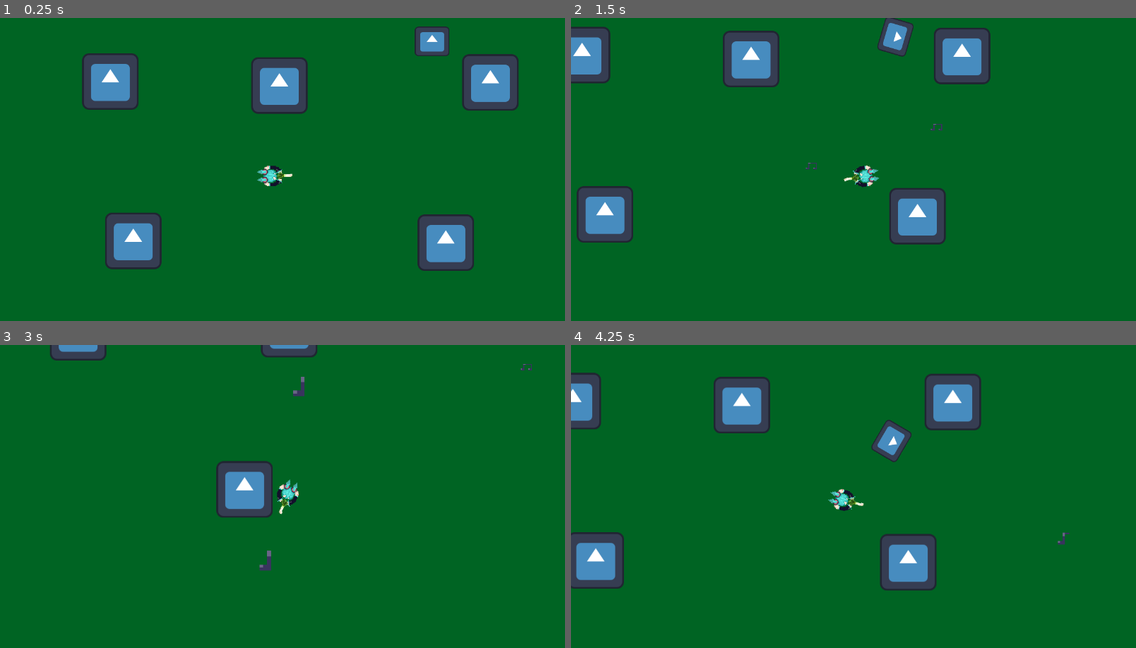
Above: before the commit, frames 1-4 (two rows, left to right).
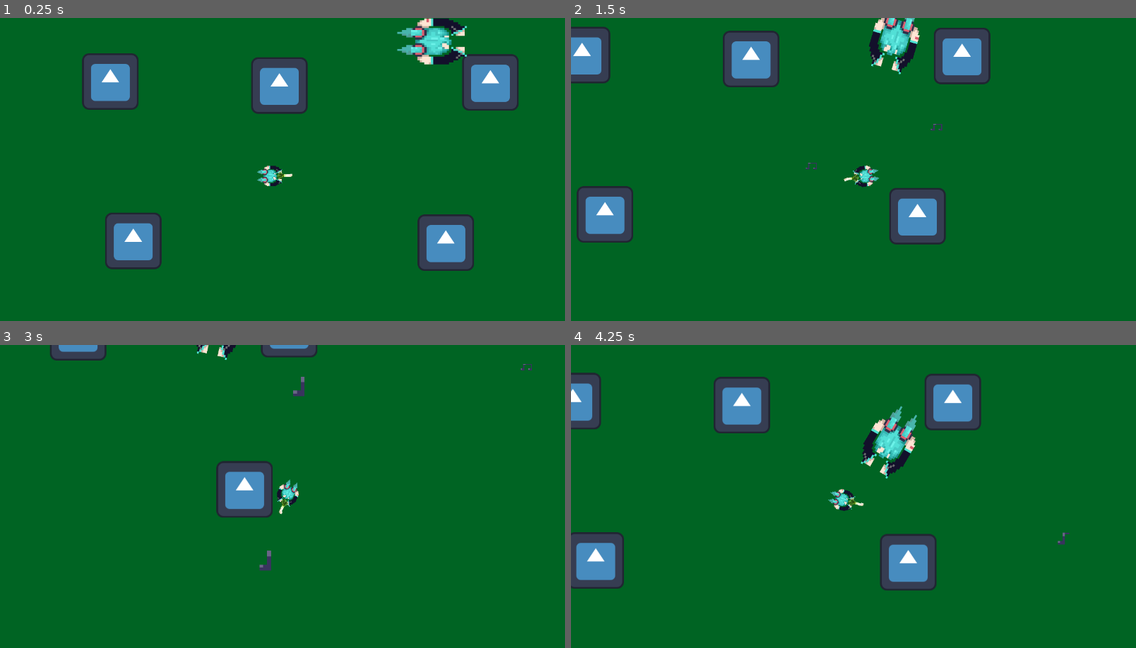
Above: after the commit, the same moments.

Repository: AsaM1taka/Shooter-Game
Game: Godot game, scene res://Scenes/shoot er.tscn
The game is run twice, just before and just after one commit, with the same random seed, the same clock (stepped at 60 frames per second) and the same inputs. The engine's default icon, where the game draws it, is replaced by a stand-in: a white triangle on a blue panel in a dark square.
Inputs (mouse positions are in pixels of both pictures, inside the frame that each line leads up to):
- Up to frame 1 (0.25 s): no input
- Up to frame 2 (1.5 s): tap Enter at 0.5 s; move the mouse to (977, 160) at 0.52 s; hold D (move_right) 0.53-1.28 s; click (977, 160) at 0.6 s; move the mouse to (740, 193) at 1.27 s; hold S (move_down) from 1.28 s (still down); click (740, 193) at 1.35 s
- Up to frame 3 (3 s): move the mouse to (339, 432) at 2.02 s; release S (move_down) at 2.03 s; hold D (move_right) 2.03-2.78 s; click (339, 432) at 2.1 s; move the mouse to (254, 566) at 2.77 s; hold W (move_up) from 2.78 s (still down); click (254, 566) at 2.85 s
- Up to frame 4 (4.25 s): move the mouse to (1023, 551) at 3.52 s; release W (move_up) at 3.53 s; hold A (move_left) from 3.53 s (still down); click (1023, 551) at 3.6 s

The runs differ from the first frame. In frame 1, 1.2% of the frame differs, in the area x 70-83%, y 0-16%; in frame 2, 1.1%; in frame 3, 0.1%; in frame 4, 1.2%.

Commit message:
enemy changes sprite when hit

Diff:
--- a/shooter-shooter/Scenes/bullet.tscn
+++ b/shooter-shooter/Scenes/bullet.tscn
@@ -7,8 +7,9 @@
 
 [node name="Bullet" type="Area2D"]
 collision_layer = 32
-collision_mask = 64
+collision_mask = 8
 script = ExtResource("1_oduel")
+bullet_sprites = null
 
 [node name="Sprite2D" type="Sprite2D" parent="."]
 texture_filter = 1
--- a/shooter-shooter/Scenes/enemy.tscn
+++ b/shooter-shooter/Scenes/enemy.tscn
@@ -1,7 +1,7 @@
-[gd_scene load_steps=6 format=3 uid="uid://c8nn2vckjtl6y"]
+[gd_scene load_steps=5 format=3 uid="uid://c8nn2vckjtl6y"]
 
 [ext_resource type="Script" uid="uid://bw7jy2hsuuecv" path="res://scripts/enemy.gd" id="1_1f0kj"]
-[ext_resource type="Texture2D" uid="uid://con5xjm7gn3v8" path="res://icon.svg" id="1_7k104"]
+[ext_resource type="Texture2D" uid="uid://digr0hmsse8t" path="res://Assets/Miku Pixel Art.png" id="2_1f0kj"]
 
 [sub_resource type="RectangleShape2D" id="RectangleShape2D_4gyqm"]
 size = Vector2(69.5, 60.5)
@@ -9,18 +9,15 @@
 [sub_resource type="CircleShape2D" id="CircleShape2D_qi2p4"]
 radius = 347.868
 
-[sub_resource type="RectangleShape2D" id="RectangleShape2D_1f0kj"]
-size = Vector2(80, 68)
-
 [node name="enemy" type="CharacterBody2D"]
 collision_layer = 8
 collision_mask = 37
 script = ExtResource("1_1f0kj")
 
-[node name="default texture" type="Sprite2D" parent="."]
+[node name="Sprite2D" type="Sprite2D" parent="."]
 position = Vector2(1, -2)
 scale = Vector2(0.617188, 0.523438)
-texture = ExtResource("1_7k104")
+texture = ExtResource("2_1f0kj")
 
 [node name="CollisionShape2D" type="CollisionShape2D" parent="."]
 position = Vector2(1.75, 1.25)
@@ -33,15 +30,5 @@
 [node name="CollisionShape2D" type="CollisionShape2D" parent="playerdetect"]
 shape = SubResource("CircleShape2D_qi2p4")
 
-[node name="enemyhitbox" type="Area2D" parent="."]
-scale = Vector2(1.01541, 1)
-collision_layer = 64
-collision_mask = 32
-
-[node name="CollisionShape2D" type="CollisionShape2D" parent="enemyhitbox"]
-position = Vector2(1, -1)
-shape = SubResource("RectangleShape2D_1f0kj")
-
 [connection signal="body_entered" from="playerdetect" to="." method="_on_playerdetect_body_entered"]
 [connection signal="body_exited" from="playerdetect" to="." method="_on_playerdetect_body_exited"]
-[connection signal="body_entered" from="enemyhitbox" to="." method="_on_enemyhitbox_body_entered"]
--- a/shooter-shooter/scripts/bullet.gd
+++ b/shooter-shooter/scripts/bullet.gd
@@ -24,8 +24,9 @@
 	queue_free()
 
 
-#func _on_body_entered(body: Node2D) -> void:
-	#if body is Enemy:
-		#print("enemy hit")
+func _on_body_entered(body: Node2D) -> void:
+	if body is Enemy:
+		body.change_sprite(1)
+		print("enemy hit")
 		#body.queue_free()
-		#queue_free()
+		queue_free()
--- a/shooter-shooter/scripts/enemy.gd
+++ b/shooter-shooter/scripts/enemy.gd
@@ -7,17 +7,14 @@
 var direction := Vector2.ZERO
 var stop_distance := 20.0
 
-@onready var sprite: Sprite2D = $"default texture"
-@onready var hitbox: Area2D = $enemyhitbox
+var hit_points: int = 1
 
+var changedsprite: Texture2D = preload("res://Assets/leek gun.png")
 
-var default_texture: Texture2D
-var damaged_texture: Texture2D
+var sprite: Sprite2D = null
 
 func _ready() -> void:
-	default_texture = sprite.texture
-	damaged_texture = preload("res://Assets/note2.png")
-
+	sprite = $Sprite2D
 
 func _process(delta: float) -> void:
 	if player != null:
@@ -52,8 +49,23 @@
 			print(name + "lost player")
 	pass # Replace with function body.
 
-func _on_enemyhitbox_body_entered(body: Node2D) -> void:
-	if body is Bullet:
-		print("Bullet hit enemy!")
-		if damaged_texture:
-			sprite.texture = damaged_texture  # Change to the damaged sprite texture
+func change_sprite(amount: int):
+		if amount > 0:
+			hit_points -= amount
+			if hit_points <= 0:
+				sprite.texture = changedsprite
+
+
+
+
+
+
+
+#func _on_enemyhitbox_body_entered(body: Node2D) -> void:
+	#if body is Bullet:
+		#print("Bullet hit enemy!")
+		#if !is_damaged:
+			#sprite.texture = damaged_texture  # Change to the damaged sprite texture
+			#is_damaged = true  # Set the flag to indicate that the enemy is damaged  # Change to the damaged sprite texture
+		#else:
+				#print("Something else collided: " + body.name)  # Debug other collisions
